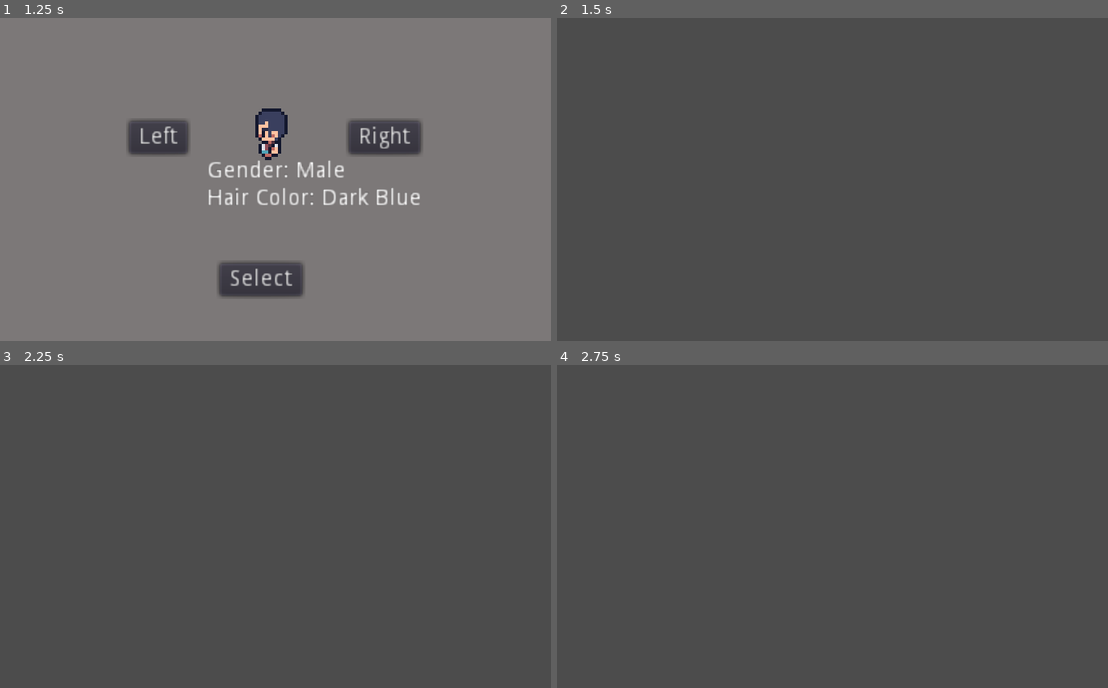
Above: before the commit, frames 1-4 (two rows, left to right).
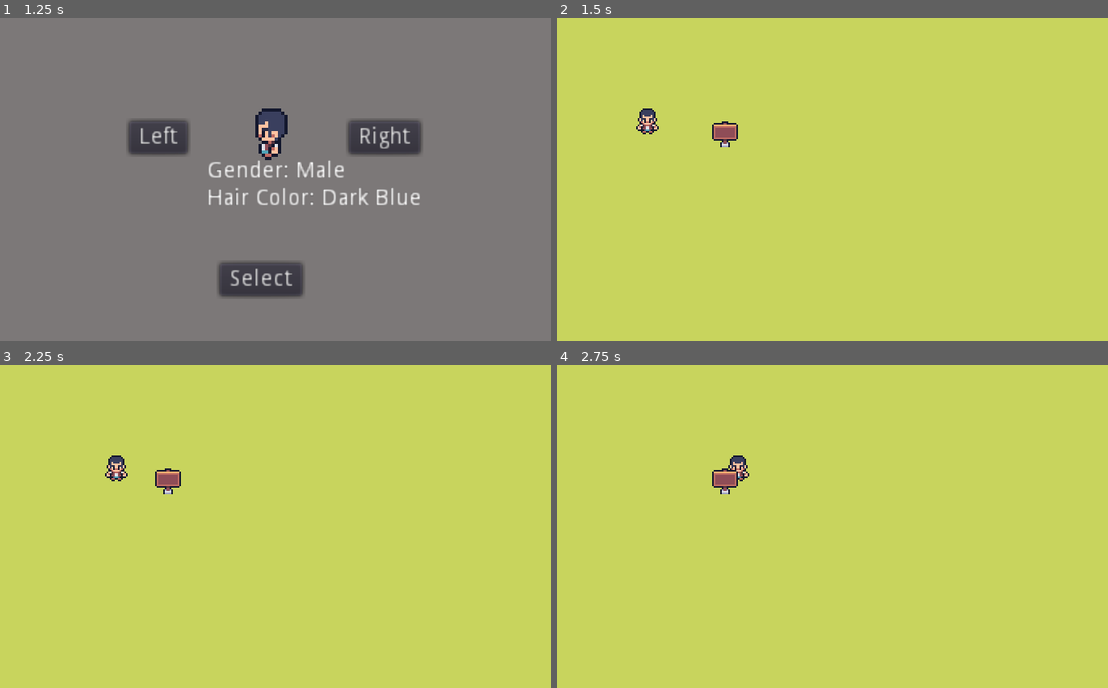
Above: after the commit, the same moments.

Repository: DragonsScales/Zelda-Clone
Game: Godot game, scene res://MainMenu.tscn
Two runs of this game, one before a commit and one after it. Both use one fixed random seed, a clock stepped at 60 frames per second and the inputs below.
Inputs:
- Up to frame 1 (1.25 s): click "Play" at 0.5 s
- Up to frame 2 (1.5 s): click "Select" at 1.25 s
- Up to frame 3 (2.25 s): tap Enter at 2 s; hold D (right, bound only after the commit) from 2.03 s (still down)
- Up to frame 4 (2.75 s): keep holding D (right, bound only after the commit)

Frame 1 is identical in both runs. In frame 2, 100% of the frame differs, in the area x 0-100%, y 0-100%; in frame 3, 100%; in frame 4, 100%.

Commit message:
Video 2
Finished 2nd video and zipped the contents

Diff:
--- /dev/null
+++ b/Tiny Adventure/Player/Player.gd
@@ -0,0 +1,13 @@
+extends KinematicBody2D
+
+
+export (int) var speed = 80
+
+
+func _physics_process(delta):
+	var input_vector = Vector2.ZERO
+	input_vector.x = Input.get_action_strength("right") - Input.get_action_strength("left")
+	input_vector.y = Input.get_action_strength("down") - Input.get_action_strength("up")
+
+	move_and_slide(input_vector*speed)
+	pass
--- /dev/null
+++ b/Tiny Adventure/Player/Player.tscn
@@ -0,0 +1,25 @@
+[gd_scene load_steps=5 format=2]
+
+[ext_resource path="res://Player/Player.gd" type="Script" id=1]
+[ext_resource path="res://Art/TAP_anim_v2/Animations ver2/Char1/Char1_walk_16px.png" type="Texture" id=2]
+[ext_resource path="res://Art/TAP_anim_v2/Animations ver2/Char1/Char1_idle_16px.png" type="Texture" id=3]
+
+[sub_resource type="RectangleShape2D" id=1]
+extents = Vector2( 8, 8 )
+
+[node name="Player" type="KinematicBody2D"]
+script = ExtResource( 1 )
+
+[node name="CollisionShape2D" type="CollisionShape2D" parent="."]
+shape = SubResource( 1 )
+
+[node name="Idle" type="Sprite" parent="."]
+texture = ExtResource( 3 )
+hframes = 4
+vframes = 4
+
+[node name="Walk" type="Sprite" parent="."]
+visible = false
+texture = ExtResource( 2 )
+hframes = 4
+vframes = 4
--- a/Tiny Adventure/World.tscn
+++ b/Tiny Adventure/World.tscn
@@ -1,3 +1,28 @@
-[gd_scene format=2]
+[gd_scene load_steps=4 format=2]
+
+[ext_resource path="res://Player/Player.tscn" type="PackedScene" id=1]
+[ext_resource path="res://Art/Tiny Adventure Pack/Other/Misc/Grass.png" type="Texture" id=2]
+[ext_resource path="res://Art/Tiny Adventure Pack/Other/Misc/Sign.png" type="Texture" id=3]
 
 [node name="World" type="Node2D"]
+
+[node name="BG" type="TextureRect" parent="."]
+margin_right = 640.0
+margin_bottom = 448.0
+texture = ExtResource( 2 )
+expand = true
+stretch_mode = 2
+
+[node name="YSort" type="YSort" parent="."]
+
+[node name="Player" parent="YSort" instance=ExtResource( 1 )]
+position = Vector2( 56, 64 )
+
+[node name="Camera2D" type="Camera2D" parent="YSort/Player"]
+current = true
+limit_left = 0
+limit_top = 0
+
+[node name="Sign" type="Sprite" parent="YSort"]
+position = Vector2( 104, 72 )
+texture = ExtResource( 3 )
--- a/Tiny Adventure/project.godot
+++ b/Tiny Adventure/project.godot
@@ -55,6 +55,33 @@
 "svg/scale": 1.0
 }
 
+[input]
+
+up={
+"deadzone": 0.5,
+"events": [ Object(InputEventKey,"resource_local_to_scene":false,"resource_name":"","device":0,"alt":false,"shift":false,"control":false,"meta":false,"command":false,"pressed":false,"scancode":0,"physical_scancode":87,"unicode":0,"echo":false,"script":null)
+, Object(InputEventKey,"resource_local_to_scene":false,"resource_name":"","device":0,"alt":false,"shift":false,"control":false,"meta":false,"command":false,"pressed":false,"scancode":0,"physical_scancode":16777232,"unicode":0,"echo":false,"script":null)
+ ]
+}
+down={
+"deadzone": 0.5,
+"events": [ Object(InputEventKey,"resource_local_to_scene":false,"resource_name":"","device":0,"alt":false,"shift":false,"control":false,"meta":false,"command":false,"pressed":false,"scancode":0,"physical_scancode":83,"unicode":0,"echo":false,"script":null)
+, Object(InputEventKey,"resource_local_to_scene":false,"resource_name":"","device":0,"alt":false,"shift":false,"control":false,"meta":false,"command":false,"pressed":false,"scancode":0,"physical_scancode":16777234,"unicode":0,"echo":false,"script":null)
+ ]
+}
+right={
+"deadzone": 0.5,
+"events": [ Object(InputEventKey,"resource_local_to_scene":false,"resource_name":"","device":0,"alt":false,"shift":false,"control":false,"meta":false,"command":false,"pressed":false,"scancode":0,"physical_scancode":68,"unicode":0,"echo":false,"script":null)
+, Object(InputEventKey,"resource_local_to_scene":false,"resource_name":"","device":0,"alt":false,"shift":false,"control":false,"meta":false,"command":false,"pressed":false,"scancode":0,"physical_scancode":16777233,"unicode":0,"echo":false,"script":null)
+ ]
+}
+left={
+"deadzone": 0.5,
+"events": [ Object(InputEventKey,"resource_local_to_scene":false,"resource_name":"","device":0,"alt":false,"shift":false,"control":false,"meta":false,"command":false,"pressed":false,"scancode":0,"physical_scancode":65,"unicode":0,"echo":false,"script":null)
+, Object(InputEventKey,"resource_local_to_scene":false,"resource_name":"","device":0,"alt":false,"shift":false,"control":false,"meta":false,"command":false,"pressed":false,"scancode":0,"physical_scancode":16777231,"unicode":0,"echo":false,"script":null)
+ ]
+}
+
 [mono]
 
 project/assembly_name="Tiny Adventure"
Not shown, added: Video 2.zip
